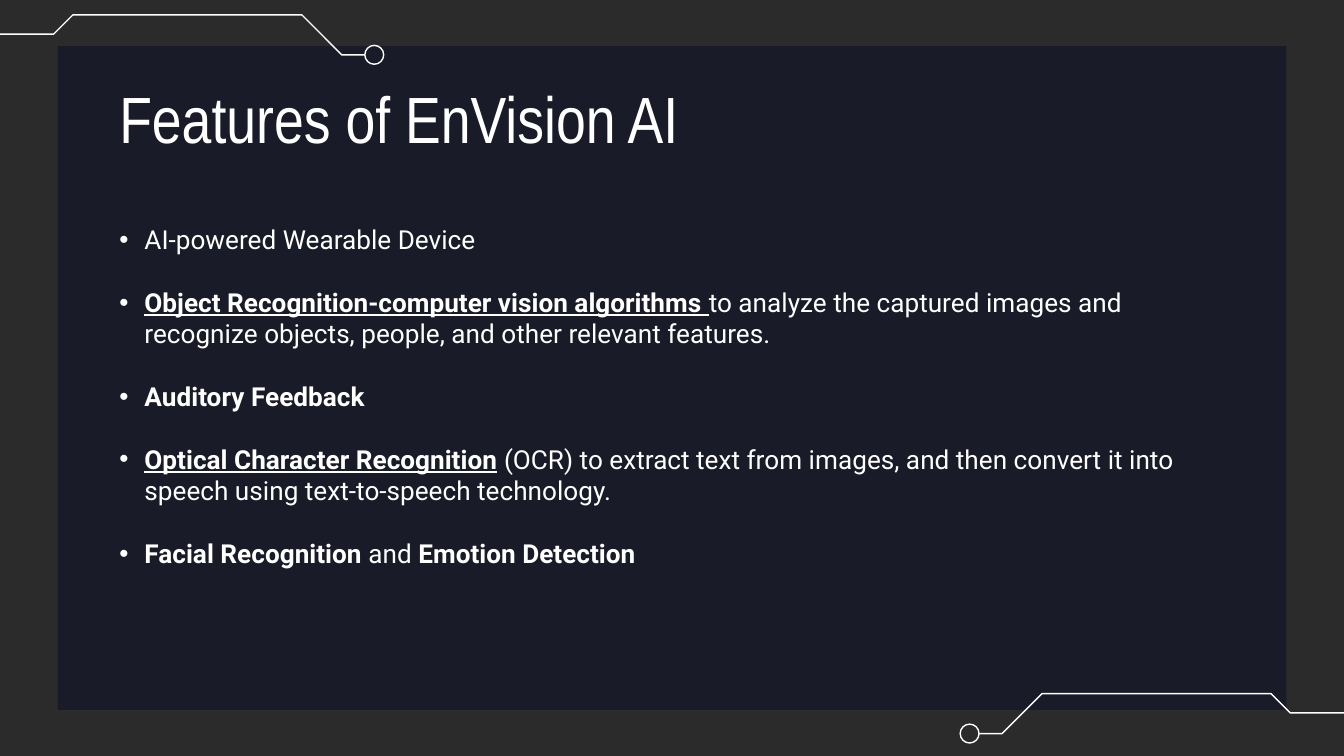
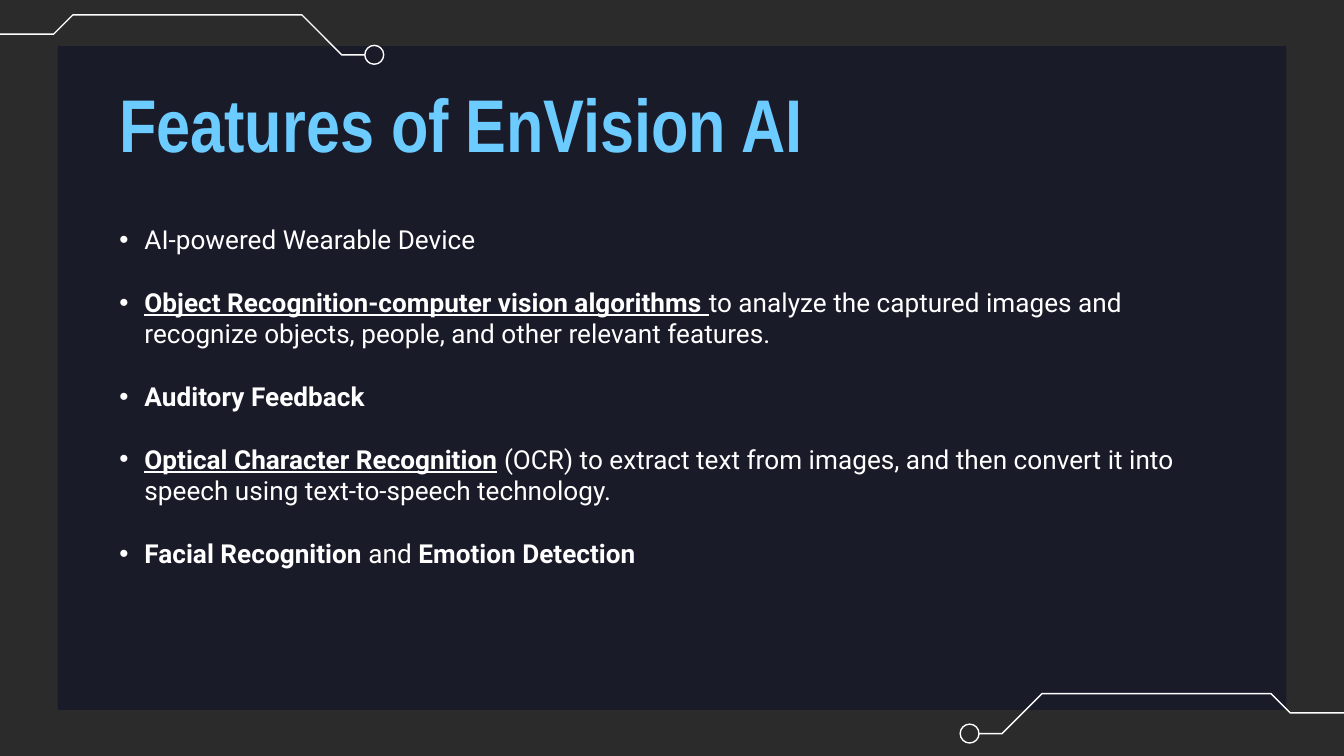
Before and after one commit to Ivin-Mathew/08-CodeVision, a slide deck: slide 6 of Presentation/ENVISIONAI KODIKON.pptx. Drawn at 1344x756 pixels with LibreOffice and Linux fonts; fonts in the diff are those of the drawing; background and template pictures are left out; a plain dark background stands for a picture behind light text. Boxes give left, top, right and bottom in pixels: in the first picture for what was removed or moved away, otherwise in the second. Text is boxed around its words. In the diff, an @@ line names an element or a change of style, - is before the commit and + after.

```diff
--- a/Presentation/ENVISIONAI KODIKON.pptx
+++ b/Presentation/ENVISIONAI KODIKON.pptx
@@ title "Features of EnVision AI" at bbox=[119, 98, 802, 153]: size 35 to 40 pt, text colour #FFFFFF to #6CCBFF, bold on @@
```
Also in this commit, not shown: 5 other slides changed, 3 slides added, 4 slides removed.
